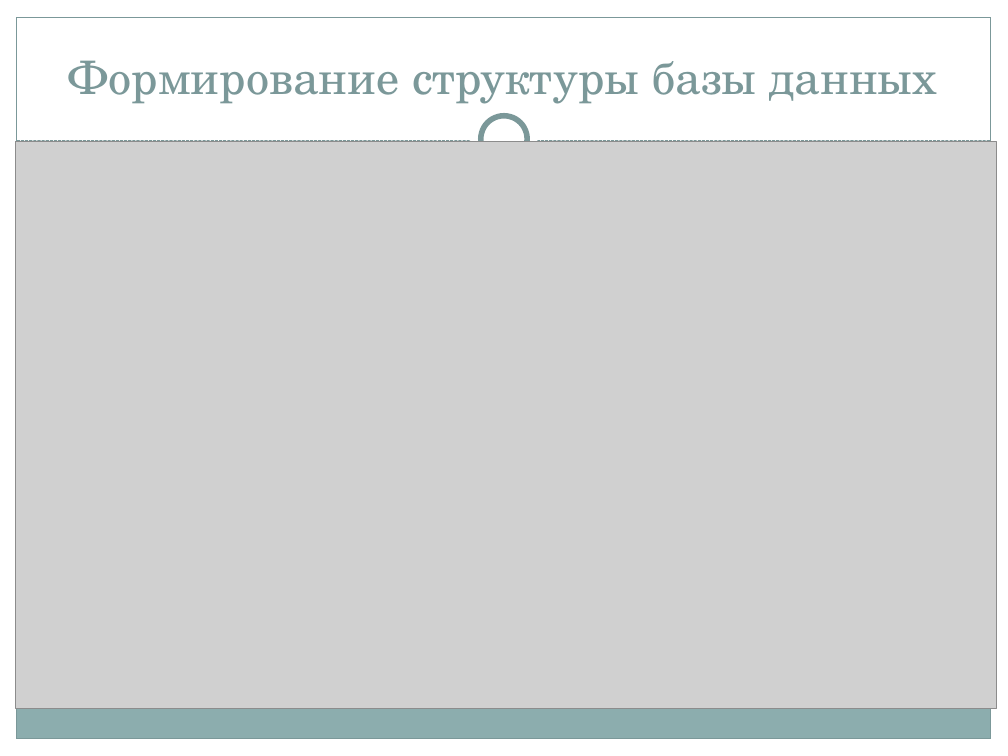
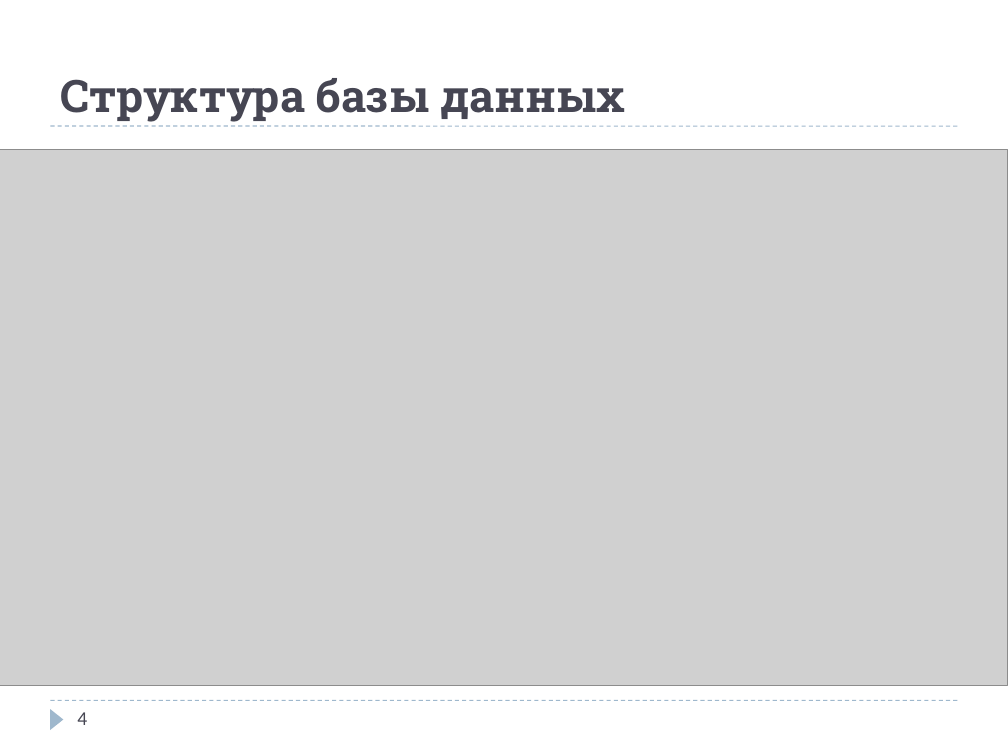
Before and after one commit to egorsh0/svg-map, a slide deck: slide 4 of docs/2016ВКР230618ШОХИН.pptx (slide 5 before the commit). Drawn at 1008x756 pixels with LibreOffice and Linux fonts; fonts in the diff are those of the drawing; grey boxes stand for pictures. Boxes give left, top, right and bottom in pixels: in the first picture for what was removed or moved away, otherwise in the second. Text is boxed around its words. In the diff, an @@ line names an element or a change of style, - is before the commit and + after.

```diff
--- a/docs/2016ВКР230618ШОХИН.pptx
+++ b/docs/2016ВКР230618ШОХИН.pptx
@@ background #C5D1D7 to #FFFFFF @@
@@ rectangle removed at <box>0,0,1008,153</box> @@
@@ rectangle removed at <box>0,0,17,756</box> @@
@@ rectangle removed at <box>17,17,991,739</box> @@
@@ rectangle removed at <box>991,0,1008,756</box> @@
@@ title at <box>60,78,622,122</box>: text changed; size 33 to 32 pt; font TeX Gyre Schola to Roboto Slab; text colour #7C999A to #464653; bold on @@
-Формирование структуры базы данных
+Структура базы данных
@@ ellipse removed at <box>471,106,538,173</box> @@
@@ ellipse removed at <box>481,116,527,162</box> @@
@@ picture: place and size @@
-picture at <box>16,142,997,710</box>
+picture at <box>0,149,1008,684</box>
@@ line moved from (17, 141) - (991, 141) to (50, 126) - (958, 126) @@
@@ line (50, 126) - (958, 126): stroke #7C999A 0.75 pt dashed to #9FB8CD 0.75 pt dashed @@
@@ rectangle removed at <box>16,705,990,739</box> @@
@@ line added from (50, 701) to (958, 701), #9FB8CD 0.75 pt dashed @@
@@ triangle added at <box>50,709,64,730</box>, fill #9FB8CD @@
@@ page number added at <box>77,712,87,725</box>, 14 pt, text #464653 @@
+4
@@ rectangle removed at <box>0,739,1008,756</box> @@
```
Also in this commit, not shown: 3 other slides changed, 6 slides added, 8 slides removed, 3 other files.
